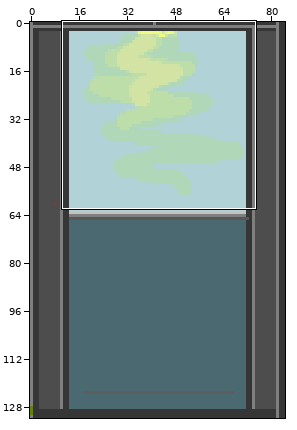
Sprite sheet, stored at resources/elevator.png. Above, an overview of the earlier version with the close-up marked.
Close-up. Old version:
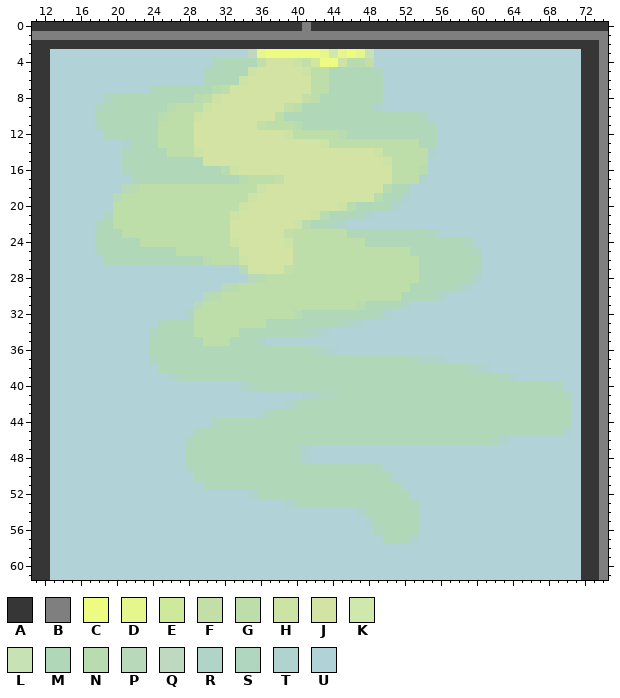
The file is 85x132 pixels. Colours within 5 levels of each other are drawn and written as one. Shown: x 11..74, y 0..61.
Palette (. is transparent): A #363636  B #7f7f7f  C #edfc81  D #e5f78c  E #cee99c  F #c3dfa7  G #bddea9  H #cde2a5  J #d3e3a4  K #cfe9ac  L #c7e2b5  M #b0d7b7  N #b8dcaf  P #b8dabb  Q #bed9bf  R #b0d4c8  S #b0d6bf  T #b1d3cf  U #b1d2d6
Once edited:
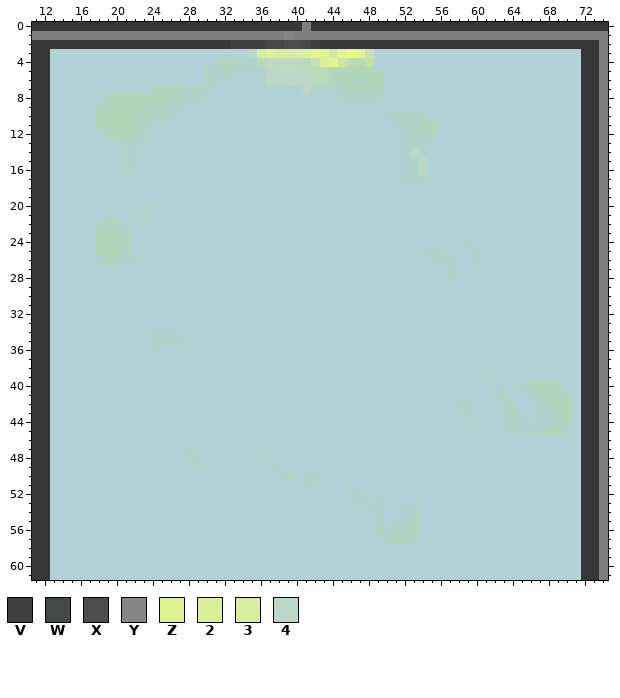
Colours new in this view: V #3e4040  W #444848  X #4d4d4d  Y #848687  Z #dff392  2 #dcf098  3 #d8ed9f  4 #bbd7c7
From old to new:
colour E: #cee99c -> #c5e1af
y 1: x 39 B -> Y
y 2: x 33..42 AAAAAAAAAA -> VVVVWWXXWV
y 3: x 35..43 QDCCCCCCD -> 4323332DZ
y 4: x 31..41 SMMMMFJJJHF -> RSSRTPQQQQP; x 43..44 CC -> 2D
y 5: x 30..45 SMMMMHJJJJJHGGMM -> RRRTTTT4QQQQPPSS
y 6: x 30..48 MMMMHJJJJJJJGGMMMMM -> RTTUUUU44444PPSSSSS
y 7: x 25..49 MMMMMMNGJJJJJJJJJGGMMMMMM -> SSSRRTUUUUUUUUTT4RTTRSSSS
y 8: x 25..49 MMMMNGHJJJJJJJJJFGMMMMMMM -> SRRTTUUUUUUUUUUUUUUUTTTRR
y 9: x 23..49 MMMNGGGHJJJJJJJJFGMMMMMMMMT -> SSRRTUUUUUUUUUUUUUUUUUUUUUU
y 10: x 22..54 MMMNGGGHJJJJJJJJGMMMMMMMMMMMMMMMS -> SSRRTUUUUUUUUUUUUUUUUUUUUUUUTRRRR
y 11: x 22..54 MMMGGGGJJJJJJJFGGGNMMMMMMMMMMMMMM -> SRTUUUUUUUUUUUUUUUUUUUUUUUUUUTRRS
y 12: x 19 M -> S; x 22..55 MMMGGGGJJJJJJJJJJHGGGGGNMMMMMMMMMM -> STUUUUUUUUUUUUUUUUUUUUUUUUUUUUTRRS
y 13: x 22..55 MMMGGGGJJJJJJJJJJJJJJHGGGGGGGGGGMM -> RTUUUUUUUUUUUUUUUUUUUUUUUUUUUURRTT
y 14: x 21..55 SMMMMGGGHJJJJJJJJJJJJJJJJJJJHGGGGGT -> TTUUUUUUUUUUUUUUUUUUUUUUUUUUUUUT4RU
y 15: x 21..54 MMMMMMMMMJJJJJJJJJJJJJJJJJJJJHGGGG -> TTUUUUUUUUUUUUUUUUUUUUUUUUUUUUUTR4
y 16: x 21..54 SMMMMMMMMMMNHJJJJJJJJJJJJJJJJJGGGN -> TUUUUUUUUUUUUUUUUUUUUUUUUUUUUUUTR4
y 17: x 22..53 MMMMMMMMMMMMNGGGFJJJJJJJJJJJJGGG -> UUUUUUUUUUUUUUUUUUUUUUUUUUUUUUTT
y 18: x 21..52 PNGGGGGGGGGGGGGHJJJJJJJJJJJJJNMM -> UUUUUUUUUUUUUUUUUUUUUUUUUUUUUUUU
y 19: x 20..52 PGGGGGGGGGGGGGGHJJJJJJJJJJJJJNMMT -> TUUUUUUUUUUUUUUUUUUUUUUUUUUUUUUUU
y 20: x 20..51 GGGGGGGGGGGGGGHJJJJJJJJJJHNMMMMT -> UUUTTUUUUUUUUUUUUUUUUUUUUUUUUUUU
y 21: x 19..48 SGGGGGGGGGGGGGHJJJJJJJJHNMMMST -> TUUUTUUUUUUUUUUUUUUUUUUUUUUUUU
y 22: x 18..45 SMGGGGGGGGGGGGGJJJJJJJHNMMSR -> RSSTTTUUUUUUUUUUUUUUUUUUUUUU
y 23: x 20..55 MGGGGGGGGGGGGJJJJJJFGGGGGGMMMMMMMMMS -> SSUUUUUUUUUUUUUUUUUUUUUUUUUUUUUUUUUU
y 24: x 20..59 MMMGGGGGGGGGGHJJJJJHGGGGGGGGMMMMMMMMMMMS -> SRUUUUUUUUUUUUUUUUUUUUUUUUUUUUUUUUUUUUUT
y 25: x 21..60 MMMMMMGGGGGGGJJJJJJGGGGGGGGGGGGGMMMMMMMS -> TUUUUUUUUUUUUUUUUUUUUUUUUUUUUUUUUTTTUUUT
y 26: x 18..60 UMMMMMMMMMMMNGGGHJJJJJGGGGGGGGGGGGGGMMMMMMM -> TSRTTUUUUUUUUUUUUUUUUUUUUUUUUUUUUUUUUTTTUUT
y 27: x 34..60 PJJJJFGGGGGGGGGGGGGGMMMMMMS -> UUUUUUUUUUUUUUUUUUUUUUURUUU
y 28: x 35..60 PNGGGGGGGGGGGGGGGGGMMMMMMT -> UUUUUUUUUUUUUUUUUUUUUURUUU
y 29: x 32..59 PNGGGGGGGGGGGGGGGGGGGMMMMMST -> UUUUUUUUUUUUUUUUUUUUUUUUUUUU
y 30: x 30..56 PNGGGGGGGGGGGGGGGGGGGGMMMMR -> UUUUUUUUUUUUUUUUUUUUUUUUUUU
y 31: x 29..52 PGGGGGGGGGGGGGGGGGNMMMMR -> UUUUUUUUUUUUUUUUUUUUUUUU
y 32: x 28..50 RGGGGGGGGGGGNMMMMMMMMST -> UUUUUUUUUUUUUUUUUUUUUUU
y 33: x 25..47 SMMMGGGGGGGGMMMMMMMMSRT -> UUUUUUUUUUUUUUUUUUUUUUU
y 34: x 24..43 SMMMMGGGGGMMMMMMMSRT -> TTTUUUUUUUUUUUUUUUUU
y 35: x 24..36 MMMMMMGGGMMMR -> RRRTUUUUUUUUU
y 36: x 24..44 MMMMMMMMMMMMMMMMMMSRT -> TUUUUUUUUUUUUUUUUUUUU
y 37: x 24..56 SMMMMMMMMMMMMMMMMMMMMMMMMMMMMSRRT -> UUUUUUUUUUUUUUUUUUUUUUUUUUUUUUUUU
y 38: x 25..61 MMMMMMMMMMMMMMMMMMMMMMMMMMMMMMMMMMSRT -> UUUUUUUUUUUUUUUUUUUUUUUUUUUUUUUUUUUUU
y 39: x 26..64 TSMMMMMMMMMMMMMMMMMMMMMMMMMMMMMMMMMMMST -> UUUUUUUUUUUUUUUUUUUUUUUUUUUUUUUUUUUTUUU
y 40: x 34..68 TSMMMMMMMMMMMMMMMMMMMMMMMMMMMMMMMMM -> UUUUUUUUUUUUUUUUUUUUUUUUUUUUTTUTSSS
y 41: x 41..68 TRSSMMMMMMMMMMMMMMMMMMMMMMMM -> UUUUUUUUUUUUUUUUUUUUUTRUURSS
y 42: x 39..68 TSMMMMMMMMMMMMMMMMMMMMMMMMMMMM -> UUUUUUUUUUUUUUUUUUUTTUUURRUURS
y 43: x 36..69 TSMMMMMMMMMMMMMMMMMMMMMMMMMMMMMMMM -> UUUUUUUUUUUUUUUUUUUUUUUTUUUTSTUTRS
y 44: x 31..70 SMMMMMMMMMMMMMMMMMMMMMMMMMMMMMMMMMMMMMMM -> UUUUUUUUUUUUUUUUUUUUUUUUUUUUUTUUTRTTTTSS
y 45: x 29..69 SMMMMMMMMMMMMMMMMMMMMMMMMMMMMMMMMMMMMMMMM -> UUUUUUUUUUUUUUUUUUUUUUUUUUUUUUUUUUTTTTRSS
y 46: x 28..63 SMMMMMMMMMMMMMMMMMMMMMMMMMMMMMMMMMST -> UUUUUUUUUUUUUUUUUUUUUUUUUUUUUUUUUUUU
y 47: x 28..41 MMMMMMMMMMMMST -> TUUUUUUUUUUUUU
y 48: x 28..41 MMMMMMMMMMMMST -> TTUUUUUUTUUUUU
y 49: x 28..49 SMMMMMMMMMMMMMMMMMMMMS -> UTUUUUUUUTTUUUUUUUUUUU
y 50: x 29..50 MMMMMMMMMMMMMMMMMMMMMM -> UUUUUUUUUTRUTTUUUUUUUU
y 51: x 30..51 MMMMMMMMMMMMMMMMMMMMMM -> UUUUUUUUUUUTUUUUTUUUUU
y 52: x 35..52 TMMMMMMMMMMMMMMMMM -> UUUUUUUUUUUTTUTUUU
y 53: x 39..53 TSMMMMMMMMMMMMS -> UUUUUUUTTTTUUTT
y 54: x 47..53 TMMMMMM -> UTTUUTR
y 55: x 48..53 TMMMMM -> UTUTTS
y 56: x 49..53 SMMMM -> RTRRS
y 57: x 50..52 MMM -> RSS
Pixel boxes of the changes (left, top, right, bottom) in both close-ups:
changed: (95, 31, 572, 544)
